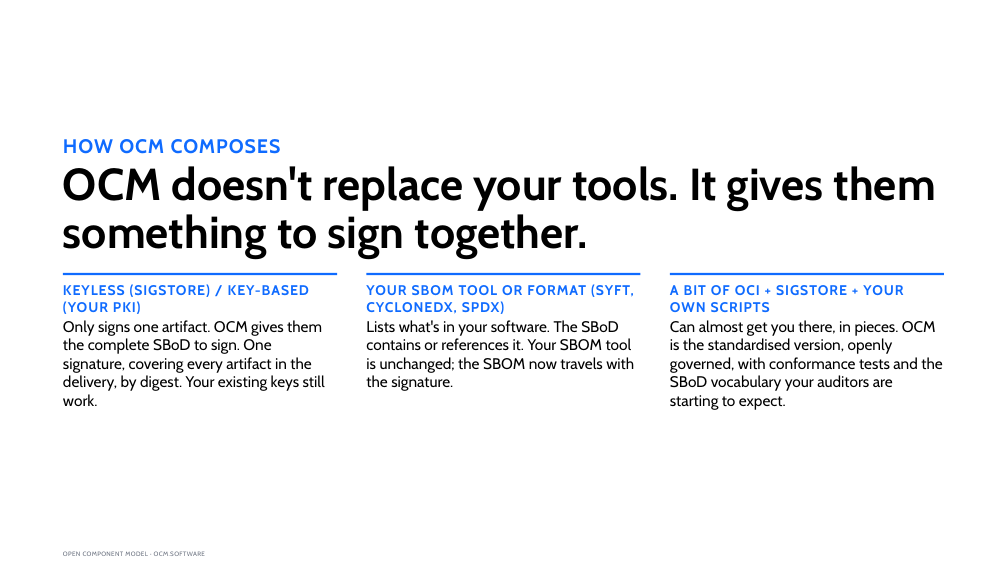
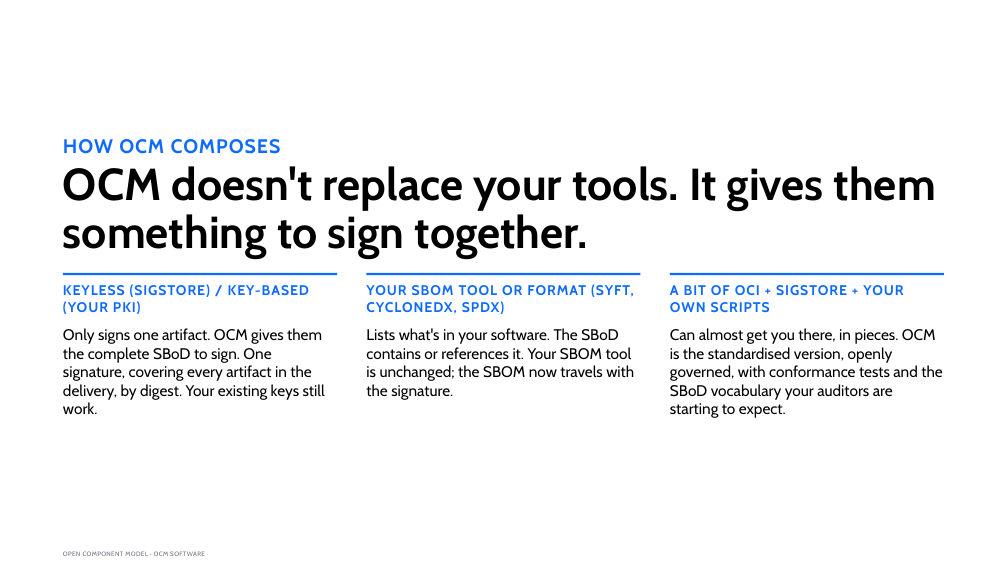
Before and after one commit to morri-son/open-component-model, a slide deck: slide 6 of docs/community/marketing/decks/exec-phase1/OCM-Sovereign-Delivery-Exec.pptx. Drawn at 1008x567 pixels with LibreOffice and Linux fonts; fonts in the diff are those of the drawing. Boxes give left, top, right and bottom in pixels: in the first picture for what was removed or moved away, otherwise in the second. Text is boxed around its words. In the diff, an @@ line names an element or a change of style, - is before the commit and + after.

Commit message:
final decks

```diff
--- a/docs/community/marketing/decks/exec-phase1/OCM-Sovereign-Delivery-Exec.pptx
+++ b/docs/community/marketing/decks/exec-phase1/OCM-Sovereign-Delivery-Exec.pptx
@@ text "Only signs one artifact. OCM ...": place and size @@
-text "Only signs one artifact. OCM ..." at (63,320,325,406)
+text "Only signs one artifact. OCM ..." at (63,328,325,414)
@@ text "Lists what's in your software. ...": place and size @@
-text "Lists what's in your software. ..." at (366,320,634,391)
+text "Lists what's in your software. ..." at (366,328,634,400)
@@ text "Can almost get you there, ...": place and size @@
-text "Can almost get you there, ..." at (670,320,942,410)
+text "Can almost get you there, ..." at (670,328,942,418)
```
Also in this commit, not shown: 1 other slide changed, 4 other files.
